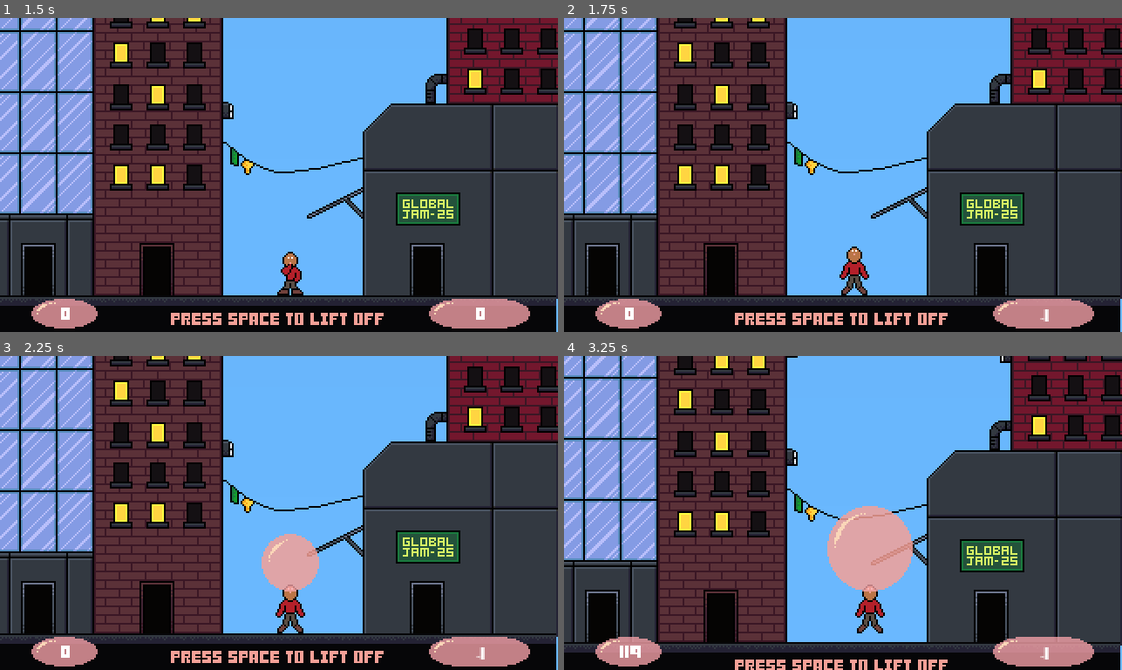
Above: before the commit, frames 1-4 (two rows, left to right).
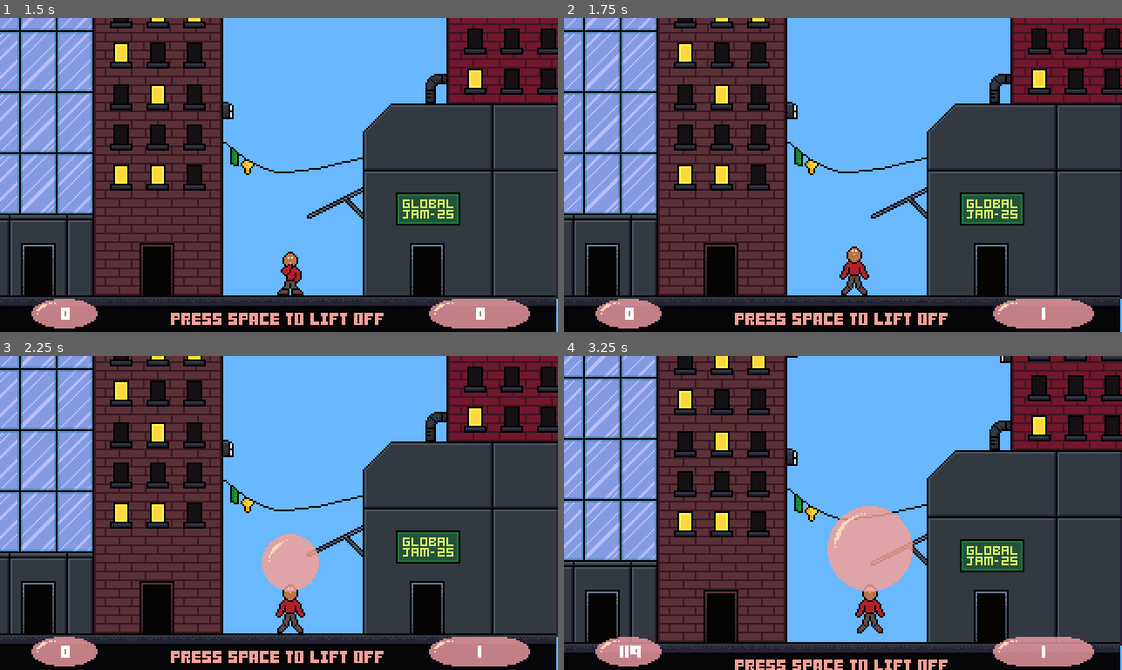
Above: after the commit, the same moments.

Repository: eagle-eye-scouter/GGJ_BubbleBlowing
Game: Godot game, scene res://scenes/main_menu.tscn
Two runs of this game, one before a commit and one after it. Both use one fixed random seed, a clock stepped at 60 frames per second and the inputs below.
Inputs (mouse positions are in pixels of both pictures, inside the frame that each line leads up to):
- Up to frame 1 (1.5 s): click (94, 200) at 0.5 s; tap Enter (ui_accept) at 1.25 s; hold D (player_right) from 1.28 s (still down); hold Space (player_breath) from 1.28 s (still down)
- Up to frame 2 (1.75 s): keep holding D (player_right); keep holding Space (player_breath); tap Enter (ui_accept) at 1.52 s
- Up to frame 3 (2.25 s): release D (player_right) at 2.03 s; release Space (player_breath) at 2.03 s; hold S (player_down) from 2.03 s (still down); tap End (sacred_mode) at 2.1 s
- Up to frame 4 (3.25 s): tap Enter (ui_accept) at 2.27, 2.75 s; release S (player_down) at 2.78 s; hold D (player_right) from 2.78 s (still down); hold Space (player_breath) from 2.78 s (still down)

Frame 1 is identical in both runs. In frame 2, less than 0.1% of the frame differs, in the area x 85-87%, y 92-97%; in frame 3, less than 0.1%; in frame 4, less than 0.1%.

Commit message:
Fixed score calculation

Diff:
--- a/scripts/player.gd
+++ b/scripts/player.gd
@@ -125,7 +125,6 @@
 		State.VICTORY:
 			if state == State.DEAD or state == State.VICTORY:
 				return
-			##camera.reparent($"..")
 			timer.stop()
 			new_animation = "pop"
 			calculate_score(true)
@@ -158,7 +157,7 @@
 
 
 func calculate_score(victory: bool):
-	var altitude = abs(global_position.y)-abs(sea_level)
+	var altitude = abs(global_position.y - sea_level)
 	if (victory):
 		score = altitude + (altitude * timer.time_left/10)
 	else:
Not shown: 2 places in scenes/scroll_world.tscn that only renumber resources
